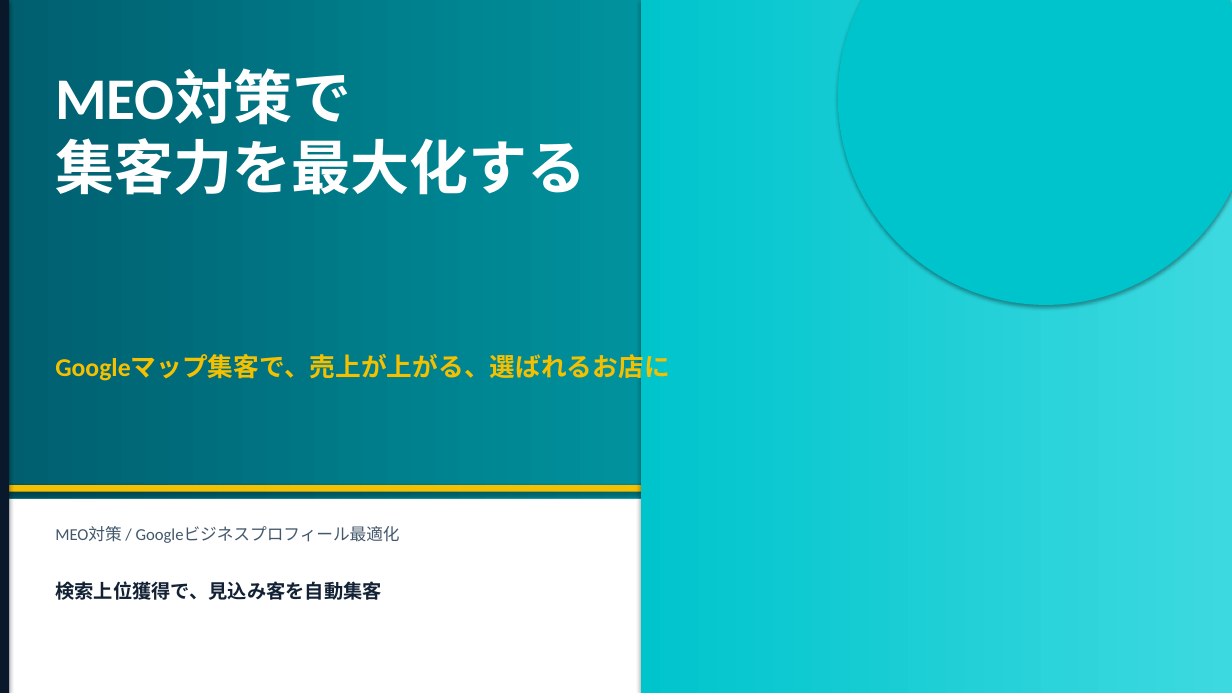
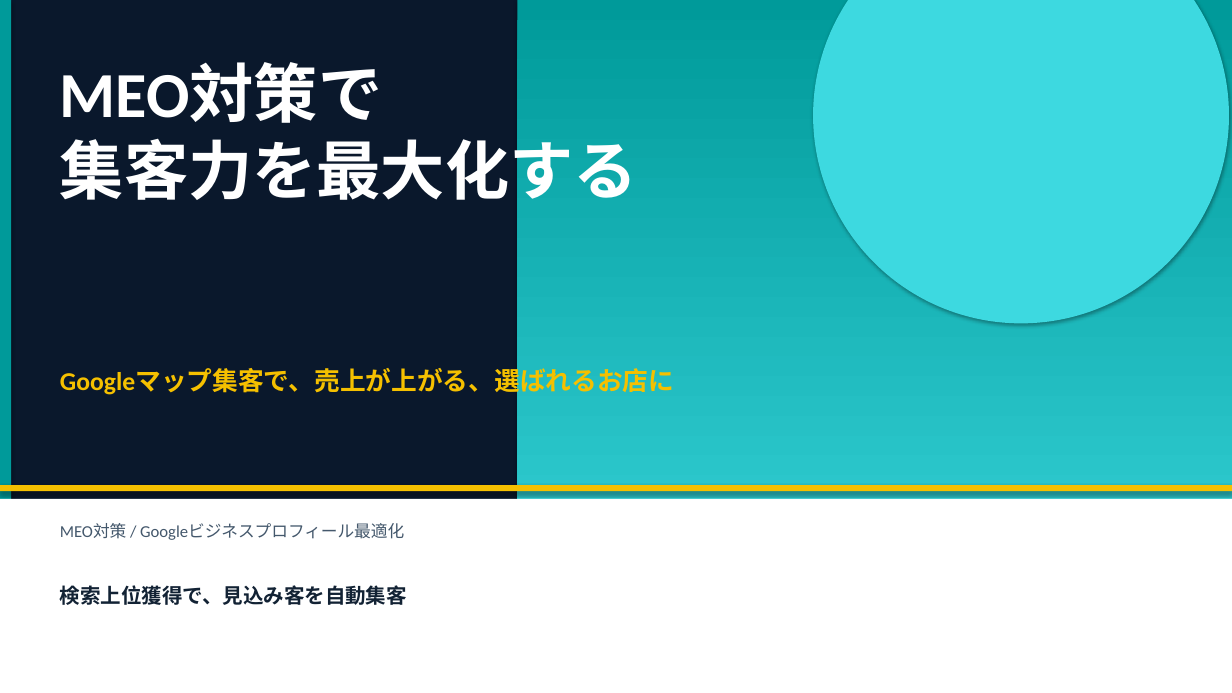
Before and after one commit to shiraishi0101work/unpaid-check, a slide deck: slide 1 of 08【MEO対策エンド資料デザイン化】/MEO対策エンド資料_v4.pptx. Drawn at 1232x693 pixels with LibreOffice and Linux fonts; fonts in the diff are those of the drawing. Boxes give left, top, right and bottom in pixels: in the first picture for what was removed or moved away, otherwise in the second. Text is boxed around its words. In the diff, an @@ line names an element or a change of style, - is before the commit and + after.

```diff
--- a/08【MEO対策エンド資料デザイン化】/MEO対策エンド資料_v4.pptx
+++ b/08【MEO対策エンド資料デザイン化】/MEO対策エンド資料_v4.pptx
@@ background #FFFFFF to #0A182C @@
@@ rectangle at <box>0,0,11,693</box>: fill #0A182C to #009A9A @@
@@ rectangle: place and size @@
-rectangle at <box>640,0,1232,693</box>
+rectangle at <box>518,0,1232,693</box>
@@ rectangle at <box>518,0,1232,693</box>: fill gradient #00C4CC to #3DD9E0 to gradient #009A9A to #3DD9E0 @@
@@ ellipse: place and size @@
-ellipse at <box>837,0,1232,305</box>
+ellipse at <box>813,0,1229,323</box>
@@ ellipse at <box>813,0,1229,323</box>: fill #00C4CC to #3DD9E0 @@
@@ text "MEO対策で" at <box>60,63,638,210</box>: size 46 to 50 pt @@
@@ text "Googleマップ集客で、売上が上がる、選ばれるお店に": place and size @@
-text "Googleマップ集客で、売上が上がる、選ばれるお店に" at <box>55,355,669,382</box>
+text "Googleマップ集客で、売上が上がる、選ばれるお店に" at <box>60,369,674,396</box>
@@ text "MEO対策 / Googleビジネスプロフィール最適化": place and size @@
-text "MEO対策 / Googleビジネスプロフィール最適化" at <box>55,527,400,543</box>
+text "MEO対策 / Googleビジネスプロフィール最適化" at <box>60,524,404,540</box>
@@ text "検索上位獲得で、見込み客を自動集客" at <box>60,585,407,605</box>: size 15 to 16 pt @@
```
Also in this commit, not shown: 4 other slides changed, 5 other files.
